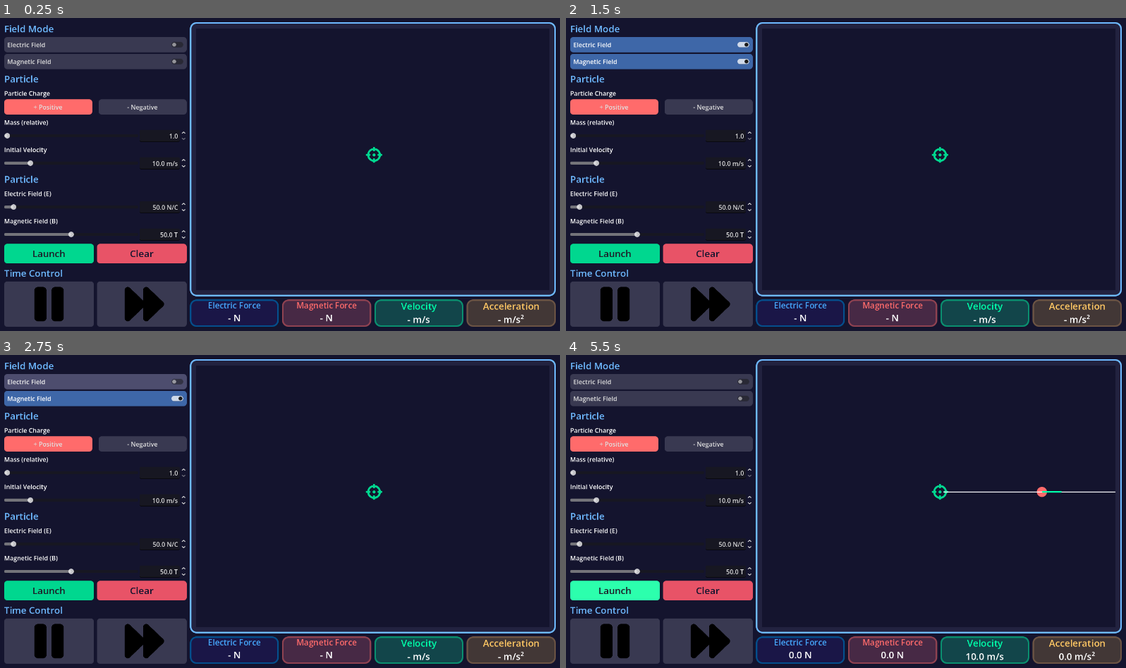
Above: before the commit, frames 1-4 (two rows, left to right).
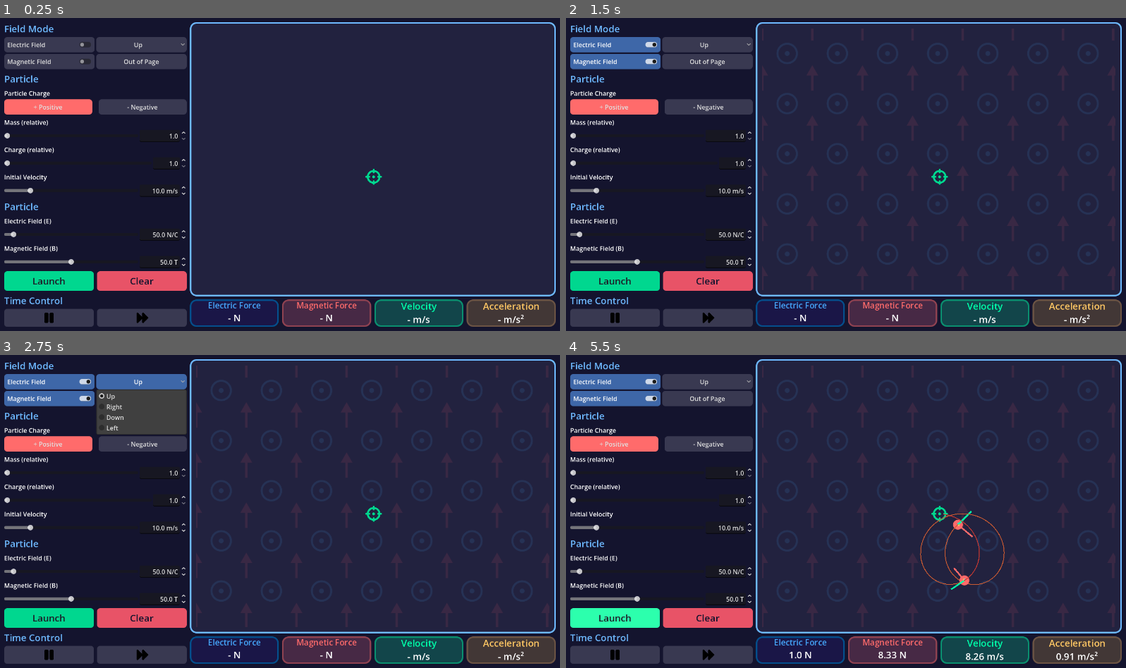
Above: after the commit, the same moments.

Repository: Mouthless-Stoat/EM-simulator
Game: Godot game, scene res://Main.tscn
Same seed, same stepped clock (60 frames per second), same inputs: the game is played once before the commit and once after it.
Inputs (mouse positions are in pixels of both pictures, inside the frame that each line leads up to; where the layout moved, square brackets give the same spot in the first picture):
- Up to frame 1 (0.25 s): no input
- Up to frame 2 (1.5 s): click "Electric Field" at 0.5 s; click "Magnetic Field" at 1.25 s
- Up to frame 3 (2.75 s): click (140, 383) at 2 s, where only the run after the commit has a clickable "Up"
- Up to frame 4 (5.5 s): click (706, 398) at 2.75 s, where only the run after the commit has a clickable "Out of Page"; click "Launch" at 3.5 s; click (706, 655) [706, 639] at 4.25 s; click "Launch" at 5 s

The runs differ from the first frame. In frame 1, 7.4% of the frame differs, in the area x 0-69%, y 6-98%; in frame 2, 14%; in frame 3, 16%, in the area x 0-99%, y 3-98%; in frame 4, 15%.

Commit message:
shititmagic 2

Diff:
--- a/Global.gd
+++ b/Global.gd
@@ -5,6 +5,11 @@
 var E_STR := 50
 var B_STR := 50
 
+var E_DIR := Vector2.UP
+# Out of page is 1 and -1 is into page
+var B_DIR := 1
+
+
 var HAVE_E := 0
 var HAVE_B := 0
 
--- a/Main.tscn
+++ b/Main.tscn
@@ -9,6 +9,8 @@
 [ext_resource type="Texture2D" uid="uid://cfflcj74id41t" path="res://asset/pause-solid.svg" id="7_trn2v"]
 [ext_resource type="Texture2D" uid="uid://ov2plhxtk2lk" path="res://asset/crosshairs-solid.svg" id="8_03owx"]
 [ext_resource type="Script" uid="uid://u706vbwkahrn" path="res://script/launcher.gd" id="9_03owx"]
+[ext_resource type="Texture2D" uid="uid://dck3k5xcn5ni1" path="res://asset/out-page.png" id="10_wkp8b"]
+[ext_resource type="Texture2D" uid="uid://bc3hbx8hg274g" path="res://asset/arrow.png" id="11_20pc6"]
 
 [sub_resource type="StyleBoxFlat" id="StyleBoxFlat_ig7tw"]
 bg_color = Color(1, 0.41960785, 0.41960785, 1)
@@ -189,13 +191,42 @@
 theme_override_font_sizes/font_size = 24
 text = "Field Mode"
 
-[node name="EnableElectric" type="CheckButton" parent="MarginContainer/HBoxContainer/VBoxContainer/VBoxContainer" unique_id=103349293]
-layout_mode = 2
+[node name="HBoxContainer2" type="HBoxContainer" parent="MarginContainer/HBoxContainer/VBoxContainer/VBoxContainer" unique_id=2100996489]
+layout_mode = 2
+
+[node name="EnableElectric" type="CheckButton" parent="MarginContainer/HBoxContainer/VBoxContainer/VBoxContainer/HBoxContainer2" unique_id=103349293]
+layout_mode = 2
+size_flags_horizontal = 3
 text = "Electric Field"
 
-[node name="EnableMagnetic" type="CheckButton" parent="MarginContainer/HBoxContainer/VBoxContainer/VBoxContainer" unique_id=963442304]
-layout_mode = 2
+[node name="OptionButton" type="OptionButton" parent="MarginContainer/HBoxContainer/VBoxContainer/VBoxContainer/HBoxContainer2" unique_id=1030021319]
+layout_mode = 2
+size_flags_horizontal = 3
+alignment = 1
+selected = 0
+item_count = 4
+popup/item_0/text = "Up"
+popup/item_0/id = 0
+popup/item_1/text = "Right"
+popup/item_1/id = 1
+popup/item_2/text = "Down"
+popup/item_2/id = 2
+popup/item_3/text = "Left"
+popup/item_3/id = 3
+
+[node name="HBoxContainer" type="HBoxContainer" parent="MarginContainer/HBoxContainer/VBoxContainer/VBoxContainer" unique_id=463960344]
+layout_mode = 2
+
+[node name="EnableMagnetic" type="CheckButton" parent="MarginContainer/HBoxContainer/VBoxContainer/VBoxContainer/HBoxContainer" unique_id=963442304]
+layout_mode = 2
+size_flags_horizontal = 3
 text = "Magnetic Field"
+
+[node name="BDir" type="Button" parent="MarginContainer/HBoxContainer/VBoxContainer/VBoxContainer/HBoxContainer" unique_id=1130938694]
+unique_name_in_owner = true
+layout_mode = 2
+size_flags_horizontal = 3
+text = "Out of Page"
 
 [node name="VBoxContainer2" type="VBoxContainer" parent="MarginContainer/HBoxContainer/VBoxContainer" unique_id=456880434]
 layout_mode = 2
@@ -261,6 +292,29 @@
 custom_minimum_size = Vector2(120, 0)
 layout_mode = 2
 max_value = 10.0
+alignment = 2
+
+[node name="Label4" type="Label" parent="MarginContainer/HBoxContainer/VBoxContainer/VBoxContainer2" unique_id=1653712961]
+layout_mode = 2
+text = "Charge (relative)"
+
+[node name="HBoxContainer" type="HBoxContainer" parent="MarginContainer/HBoxContainer/VBoxContainer/VBoxContainer2" unique_id=1876227470]
+layout_mode = 2
+
+[node name="Charge" type="HSlider" parent="MarginContainer/HBoxContainer/VBoxContainer/VBoxContainer2/HBoxContainer" unique_id=905070433 node_paths=PackedStringArray("friend")]
+unique_name_in_owner = true
+layout_mode = 2
+size_flags_horizontal = 3
+size_flags_vertical = 1
+min_value = 1.0
+max_value = 2.0
+step = 0.1
+value = 1.0
+script = ExtResource("3_fos0i")
+friend = NodePath("../SpinBox")
+
+[node name="SpinBox" type="SpinBox" parent="MarginContainer/HBoxContainer/VBoxContainer/VBoxContainer2/HBoxContainer" unique_id=327033094]
+layout_mode = 2
 alignment = 2
 
 [node name="Label3" type="Label" parent="MarginContainer/HBoxContainer/VBoxContainer/VBoxContainer2" unique_id=1963108816]
@@ -437,6 +491,29 @@
 theme_override_constants/margin_right = 16
 theme_override_constants/margin_bottom = 16
 
+[node name="BField" type="TextureRect" parent="MarginContainer/HBoxContainer/VBoxContainer2/Panel/MarginContainer" unique_id=1199637219]
+unique_name_in_owner = true
+visible = false
+self_modulate = Color(0.27450982, 0.65882355, 0.99215686, 0.11764706)
+layout_mode = 2
+texture = ExtResource("10_wkp8b")
+stretch_mode = 1
+
+[node name="HBoxContainer" type="MarginContainer" parent="MarginContainer/HBoxContainer/VBoxContainer2/Panel/MarginContainer" unique_id=1507260757]
+clip_contents = true
+layout_mode = 2
+theme_override_constants/margin_left = -64
+theme_override_constants/margin_top = -64
+
+[node name="EField" type="TextureRect" parent="MarginContainer/HBoxContainer/VBoxContainer2/Panel/MarginContainer/HBoxContainer" unique_id=299852689]
+unique_name_in_owner = true
+visible = false
+self_modulate = Color(0.9098039, 0.3254902, 0.40392157, 0.11764706)
+layout_mode = 2
+size_flags_horizontal = 3
+texture = ExtResource("11_20pc6")
+stretch_mode = 1
+
 [node name="SubViewportContainer" type="SubViewportContainer" parent="MarginContainer/HBoxContainer/VBoxContainer2/Panel/MarginContainer" unique_id=1015455203]
 unique_name_in_owner = true
 layout_mode = 2
@@ -447,15 +524,15 @@
 
 [node name="SubViewport" type="SubViewport" parent="MarginContainer/HBoxContainer/VBoxContainer2/Panel/MarginContainer/SubViewportContainer" unique_id=100394856]
 unique_name_in_owner = true
+transparent_bg = true
 handle_input_locally = false
 size = Vector2i(902, 668)
-size_2d_override = Vector2i(960, 540)
 render_target_update_mode = 4
 
 [node name="Launcher" type="Sprite2D" parent="MarginContainer/HBoxContainer/VBoxContainer2/Panel/MarginContainer/SubViewportContainer/SubViewport" unique_id=1020782445]
 unique_name_in_owner = true
 modulate = Color(0, 0.84313726, 0.56078434, 1)
-position = Vector2(453.99997, 323)
+position = Vector2(452.99997, 379.00003)
 scale = Vector2(0.3125, 0.3125)
 texture = ExtResource("8_03owx")
 script = ExtResource("9_03owx")
@@ -578,8 +655,10 @@
 text = "- N"
 horizontal_alignment = 1
 
-[connection signal="toggled" from="MarginContainer/HBoxContainer/VBoxContainer/VBoxContainer/EnableElectric" to="." method="_on_enable_electric_toggled"]
-[connection signal="toggled" from="MarginContainer/HBoxContainer/VBoxContainer/VBoxContainer/EnableMagnetic" to="." method="_on_enable_magnetic_toggled"]
+[connection signal="toggled" from="MarginContainer/HBoxContainer/VBoxContainer/VBoxContainer/HBoxContainer2/EnableElectric" to="." method="_on_enable_electric_toggled"]
+[connection signal="item_selected" from="MarginContainer/HBoxContainer/VBoxContainer/VBoxContainer/HBoxContainer2/OptionButton" to="." method="_change_E_direction"]
+[connection signal="toggled" from="MarginContainer/HBoxContainer/VBoxContainer/VBoxContainer/HBoxContainer/EnableMagnetic" to="." method="_on_enable_magnetic_toggled"]
+[connection signal="pressed" from="MarginContainer/HBoxContainer/VBoxContainer/VBoxContainer/HBoxContainer/BDir" to="." method="_change_B_direction"]
 [connection signal="value_changed" from="MarginContainer/HBoxContainer/VBoxContainer/VBoxContainer3/EStr/HSlider" to="." method="_E_str_changed"]
 [connection signal="value_changed" from="MarginContainer/HBoxContainer/VBoxContainer/VBoxContainer3/BStr/HSlider" to="." method="_B_str_changed"]
 [connection signal="pressed" from="MarginContainer/HBoxContainer/VBoxContainer/HBoxContainer/Launch" to="." method="launch_particle"]
--- a/main.gd
+++ b/main.gd
@@ -21,10 +21,12 @@
 
 func _on_enable_electric_toggled(toggled_on: bool) -> void:
 	Global.HAVE_E = toggled_on as int
+	%EField.visible = toggled_on
+
 
 func _on_enable_magnetic_toggled(toggled_on: bool) -> void:
 	Global.HAVE_B = toggled_on as int
-
+	%BField.visible = toggled_on
 
 func _E_str_changed(value: float) -> void:
 	Global.E_STR = value
@@ -34,7 +36,7 @@
 
 func launch_particle() -> void:
 	var new_particle := particle.instantiate()
-	new_particle.charge = (%Positive.disabled as int) * 2 - 1
+	new_particle.charge = ((%Positive.disabled as int) * 2 - 1) * %Charge.value
 	new_particle.position = %Launcher.position
 	new_particle.init_vel = %InitVel.value * Vector2.RIGHT
 	new_particle.mass = %Mass.value
@@ -49,3 +51,22 @@
 	for child in %SubViewport.get_children():
 		if "Particle" in child.name:
 			child.queue_free()
+
+
+func _change_B_direction() -> void:
+	if %BDir.text == "Into Page":
+		%BDir.text = "Out of Page"
+		%BField.texture = load("res://asset/out-page.png")
+		Global.B_DIR = 1
+	else:
+		%BDir.text = "Into Page"
+		%BField.texture = load("res://asset/into-page.png")
+		Global.B_DIR = -1
+
+
+func _change_E_direction(index: int) -> void:
+	Global.E_DIR = [Vector2.UP, Vector2.RIGHT, Vector2.DOWN, Vector2.LEFT][index]
+	var image: Image = load("res://asset/arrow.png").get_image()
+	for i in range(index):
+		image.rotate_90(CLOCKWISE)
+	%EField.texture = ImageTexture.create_from_image(image)
--- a/packed/particle/particle.gd
+++ b/packed/particle/particle.gd
@@ -1,8 +1,8 @@
 extends Sprite2D
 
-@export var charge := 1
+@export var charge := 1.0
 @export var init_vel := Vector2(10, 0)
-@export var mass := 1
+@export var mass := 1.0
 
 var is_running = true
 
@@ -14,7 +14,8 @@
 
 func _ready() -> void:
 	vel = init_vel
-	self_modulate = Color.from_string("#ff6b6b", "#ffffff") if charge == 1 else Color.from_string("#6b8fff", "#ffffff")
+	self_modulate = Color.from_string("#ff6b6b", "#ffffff") if charge > 0 else Color.from_string("#6b8fff", "#ffffff")
+	$Line2D.default_color = Color.from_hsv(randf(), 0.75, 0.79, 1.0)
 
 func _process(delta: float) -> void:
 	if !Global.PAUSE:
@@ -25,14 +26,13 @@
 	if !is_running:
 		return
 	var q = Global.q * charge
-	F_e = (q * Global.E_STR * Global.HAVE_E) * Vector2.UP
-	F_b = Vector2(q * vel.length() * Global.B_STR * Global.HAVE_B, 0).rotated(vel.angle() + 3 * PI/2 + PI)
+	F_e = (q * Global.E_STR * Global.HAVE_E) * Global.E_DIR
+	F_b = Vector2(q * vel.length() * Global.B_STR * Global.HAVE_B * Global.B_DIR, 0).rotated(vel.angle() + PI/2)
 
 	acc = (F_e+F_b)/(mass*Global.me)
 
 	vel += F_e/(mass*Global.me)
-	vel = vel.rotated(F_b.length()/(Global.me * mass * vel.length()) * charge)
-
+	vel = vel.rotated(F_b.length()/(Global.me * mass * vel.length()) * charge * Global.B_DIR)
 
 	position += vel
 
--- a/script/silder.gd
+++ b/script/silder.gd
@@ -7,7 +7,7 @@
 	friend.connect("value_changed", _on_friend_change)
 	friend.min_value = min_value
 	friend.max_value = max_value
-	friend.step = 0.1
+	friend.step = step
 	friend.value = value
 
 func _on_value_changed(value: float) -> void:
--- a/script/trail.gd
+++ b/script/trail.gd
@@ -2,5 +2,5 @@
 
 var point
 
-func _process(delta):
+func _process(_delta):
 	add_point(get_parent().global_position)
Binary file added: New Project.png
Not shown, added: New Project.png.import
Binary file added: asset/arrow.png
Not shown, added: asset/arrow.png.import
Binary file added: asset/into-page.png
Not shown, added: asset/into-page.png.import
Binary file added: asset/out-page.png
Not shown, added: asset/out-page.png.import
